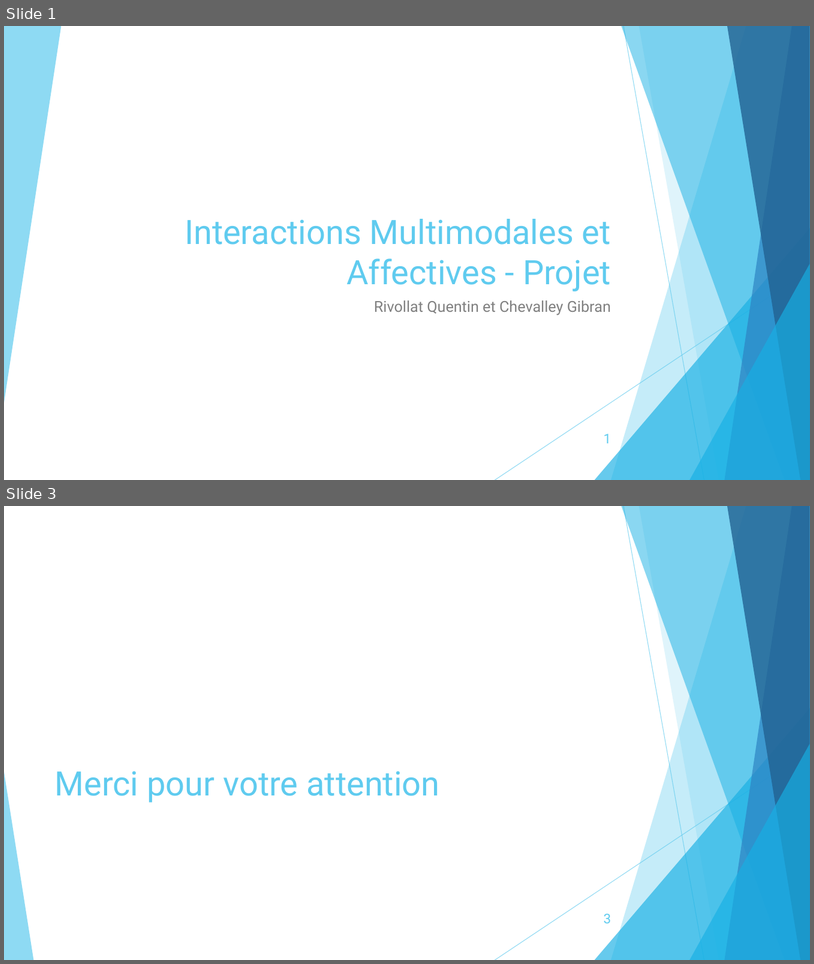
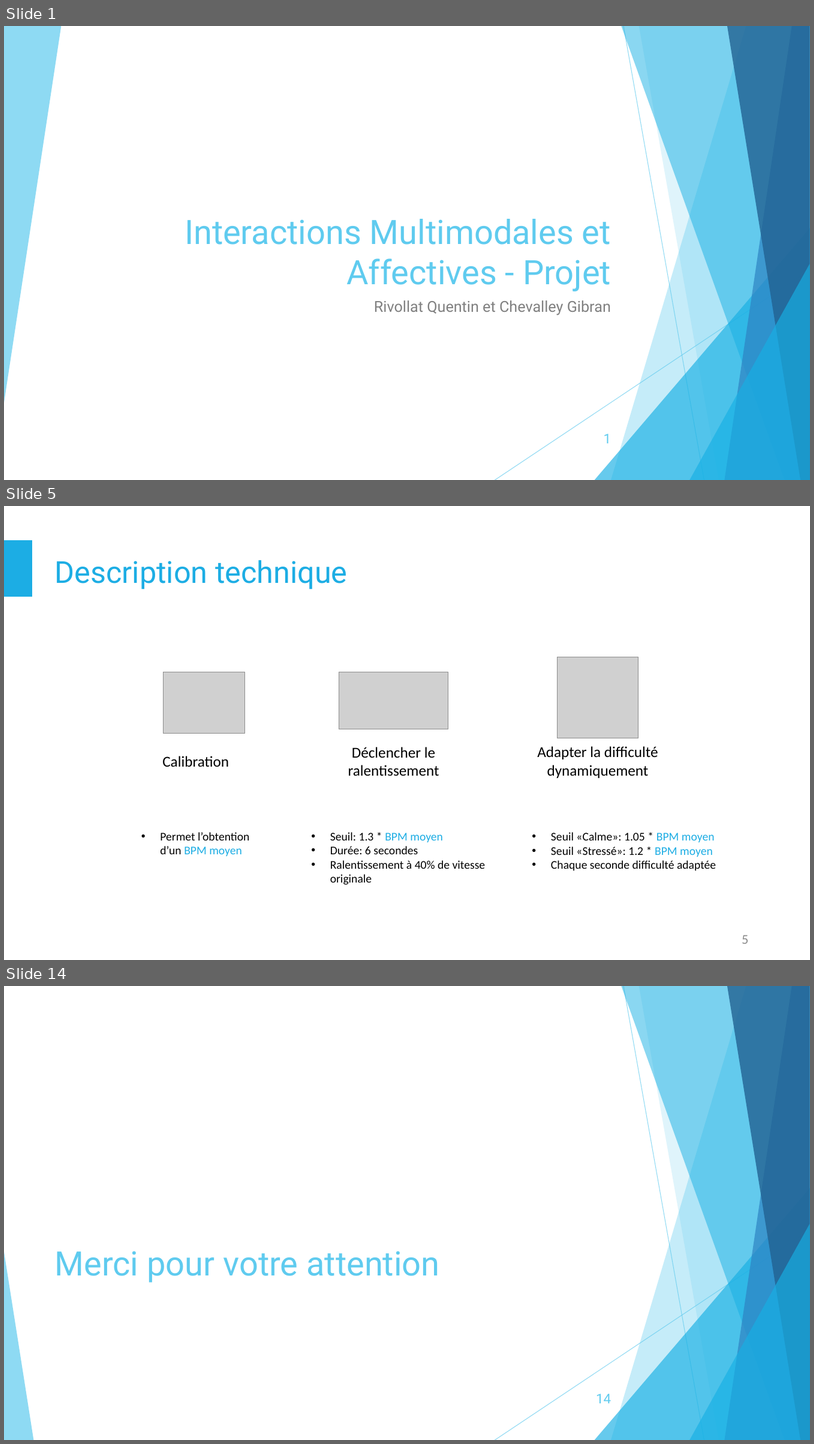
Before and after one commit to LunarX/ProjectTime, a slide deck: Documents/Presentation_final_1.pptx. Shown one above the other, each under a label of ours: slides 1 and 3 before the commit, slides 1, 5 and 14 after it; the slides between them are not shown. The pictures are 814x964 and 814x1444 pixels, drawn with LibreOffice and Linux fonts; fonts in the diff are those of the drawing; grey boxes stand for pictures. Boxes give left, top, right and bottom in pixels: in the first picture for what was removed or moved away, otherwise in the second. Text is boxed around its words. In the diff, an @@ line names an element or a change of style, - is before the commit and + after.

```diff
--- a/Documents/Presentation_final_1.pptx
+++ b/Documents/Presentation_final_1.pptx
@@ slide 5 added at (4,506,810,960), background #FFFFFF @@
@@ rectangle added at (4,540,32,596), fill #1CADE4, outline #1CADE4 1 pt @@
@@ title added at (55,560,347,589), 36 pt, text #1CADE4 @@
+Description technique
@@ picture added at (558,657,639,738) @@
@@ picture added at (163,672,245,733) @@
@@ picture added at (339,672,449,729) @@
@@ text added at (162,756,229,766), 18 pt, text #000000 @@
+Calibration
@@ text added at (348,747,440,776), 18 pt, text #000000 @@
+Déclencher le ralentissement
@@ text added at (537,746,659,778), 18 pt, text #000000 @@
+Adapter la difficulté dynamiquement
@@ text added at (160,832,249,856), 14 pt, text #000000 @@
+• Permet l’obtention d’un BPM moyen
@@ text added at (330,832,486,885), 14 pt, text #000000 @@
+• Seuil: 1.3 * BPM moyen
+• Durée: 6 secondes
+• Ralentissement à 40% de vitesse originale
@@ text added at (551,832,716,870), 14 pt, text #000000 @@
+• Seuil «Calme»: 1.05 * BPM moyen
+• Seuil «Stressé»: 1.2 * BPM moyen
+• Chaque seconde difficulté adaptée
@@ page number added at (742,934,749,943), 16 pt, text #8C8C8C @@
+5
@@ what was slide 3 is now slide 14 @@
@@ page number at (596,1393,611,1403): text changed @@
-3
+14
```
Also in this commit, not shown: 11 other slides added, 1 slide removed.
